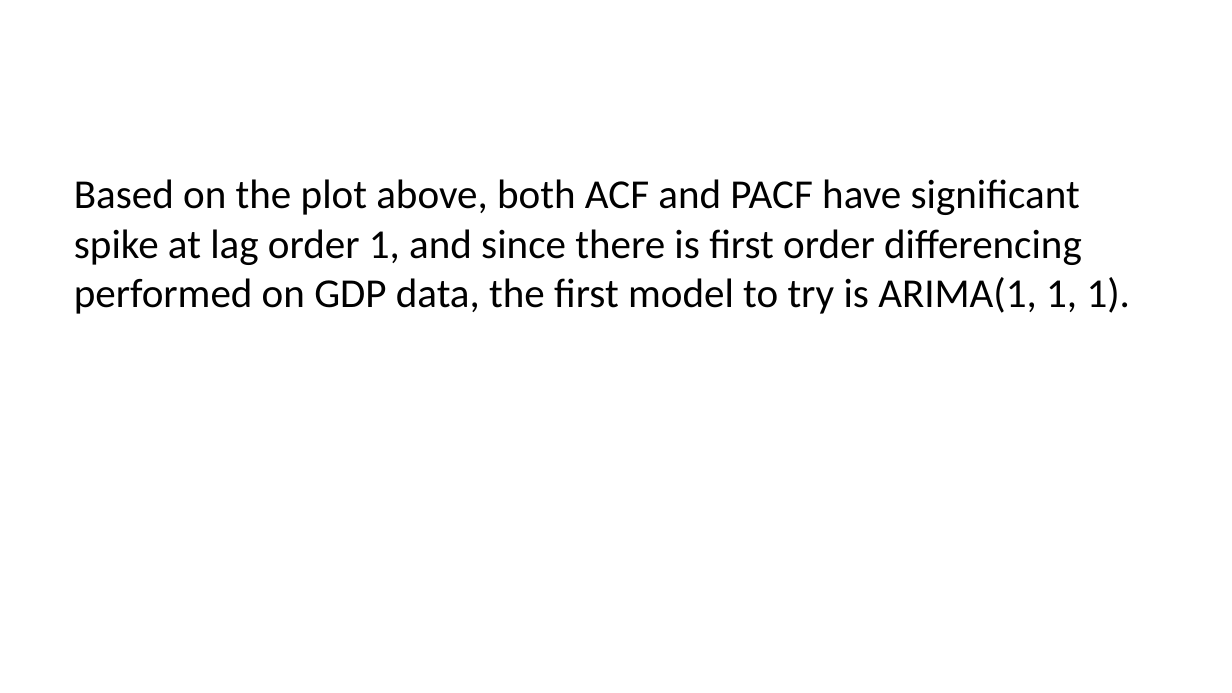
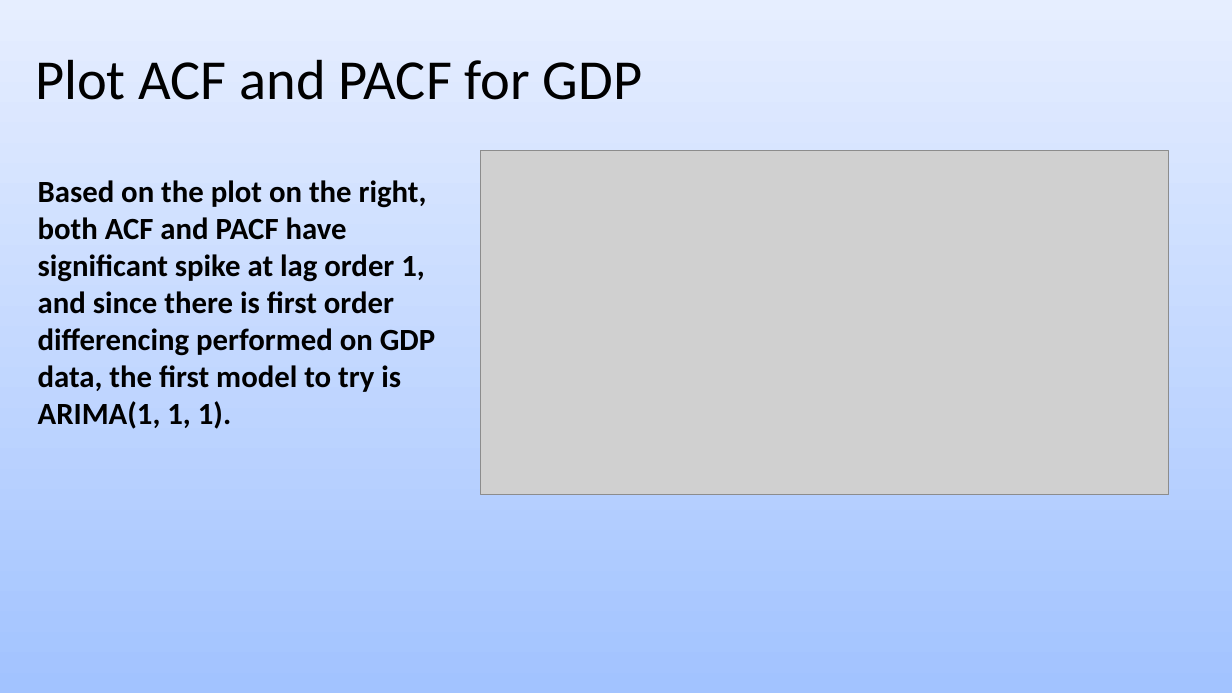
Before and after one commit to msspprojects/615finalproject, a slide deck: slide 4 of 615final2.pptx (slide 7 before the commit). Drawn at 1232x693 pixels with LibreOffice and Linux fonts; fonts in the diff are those of the drawing; grey boxes stand for pictures. Boxes give left, top, right and bottom in pixels: in the first picture for what was removed or moved away, otherwise in the second. Text is boxed around its words. In the diff, an @@ line names an element or a change of style, - is before the commit and + after.

```diff
--- a/615final2.pptx
+++ b/615final2.pptx
@@ background #FFFFFF to gradient #A2C3FF to #E6EEFF @@
@@ text added at box(35, 59, 642, 100), 33 pt, text #000000 @@
+Plot ACF and PACF for GDP
@@ picture added at box(480, 150, 1168, 494) @@
@@ text at box(38, 180, 435, 429): text changed; size 24 to 18 pt; bold on @@
-Based on the plot above, both ACF and PACF have significant spike at lag order 1, and since there is first order differencing performed on GDP data, the first model to try is ARIMA(1, 1, 1).
+Based on the plot on the right, both ACF and PACF have significant spike at lag order 1, and since there is first order differencing performed on GDP data, the first model to try is ARIMA(1, 1, 1).
```
Also in this commit, not shown: 1 other slide changed, 8 slides added, 9 slides removed, 7 other files.
